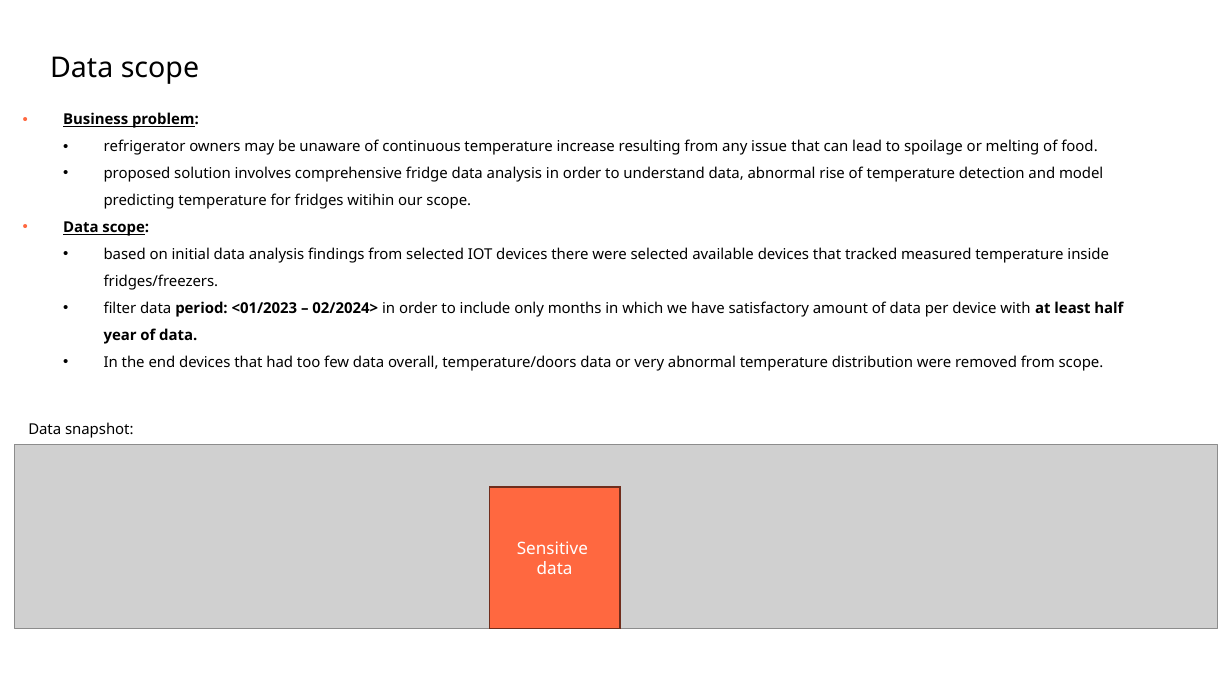
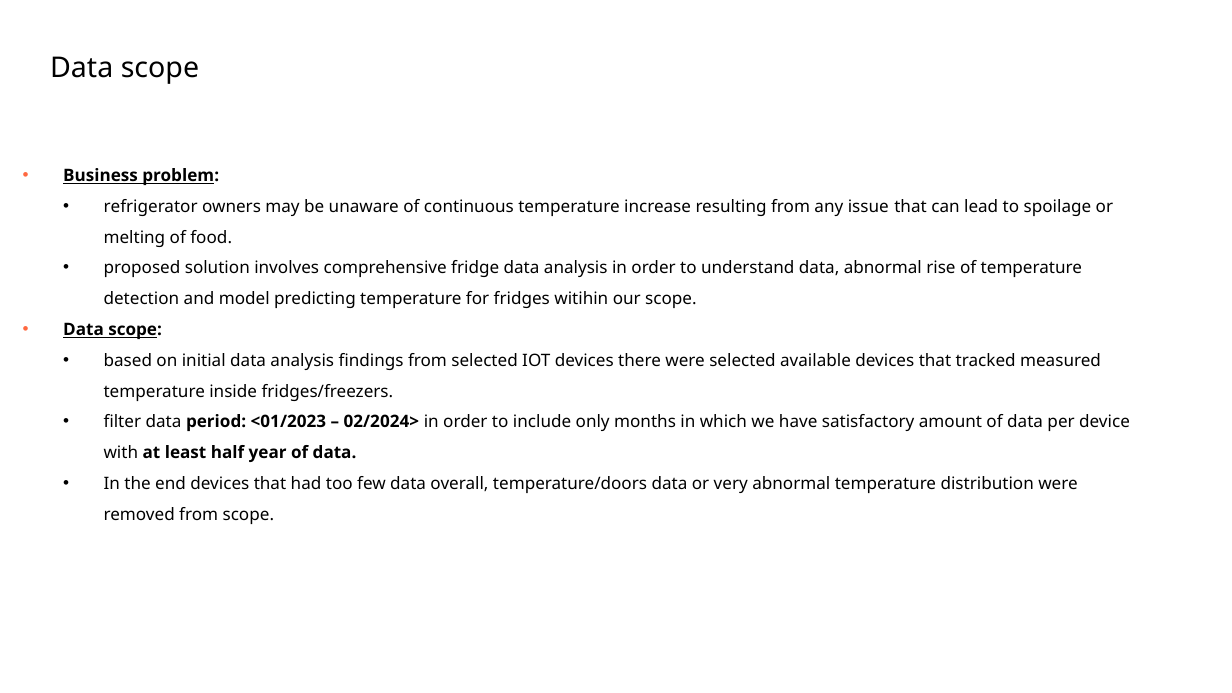
Before and after one commit to mnowicki94/udacity_clean_code_task, a slide deck: slide 2 of cdp.pptx. Drawn at 1232x693 pixels with LibreOffice and Linux fonts; fonts in the diff are those of the drawing; grey boxes stand for pictures; background and template pictures are left out. Boxes give left, top, right and bottom in pixels: in the first picture for what was removed or moved away, otherwise in the second. Text is boxed around its words. In the diff, an @@ line names an element or a change of style, - is before the commit and + after.

```diff
--- a/cdp.pptx
+++ b/cdp.pptx
@@ text "Business problem:": place and size @@
-text "Business problem:" at [63,112,1123,371]
+text "Business problem:" at [63,168,1130,524]
@@ text "Business problem:" at [63,168,1130,524]: size 10.5 to 12 pt @@
@@ picture removed at [14,445,1217,629] @@
@@ text removed at [28,422,134,438] @@
-Data snapshot:
@@ rectangle removed at [490,487,620,628] @@
-Sensitive
-data
```
Also in this commit, not shown: 13 other slides changed, 1 slide added.
